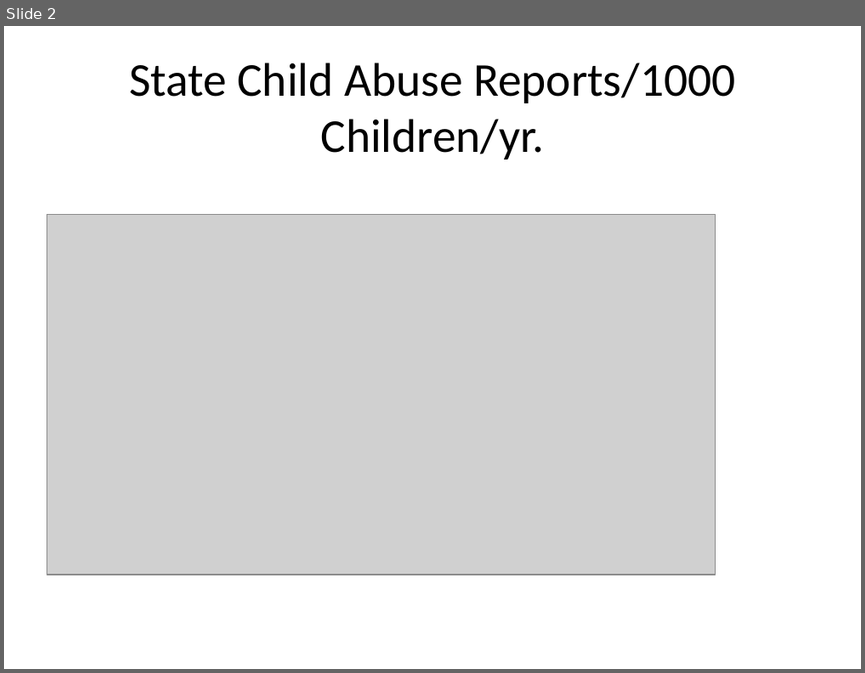
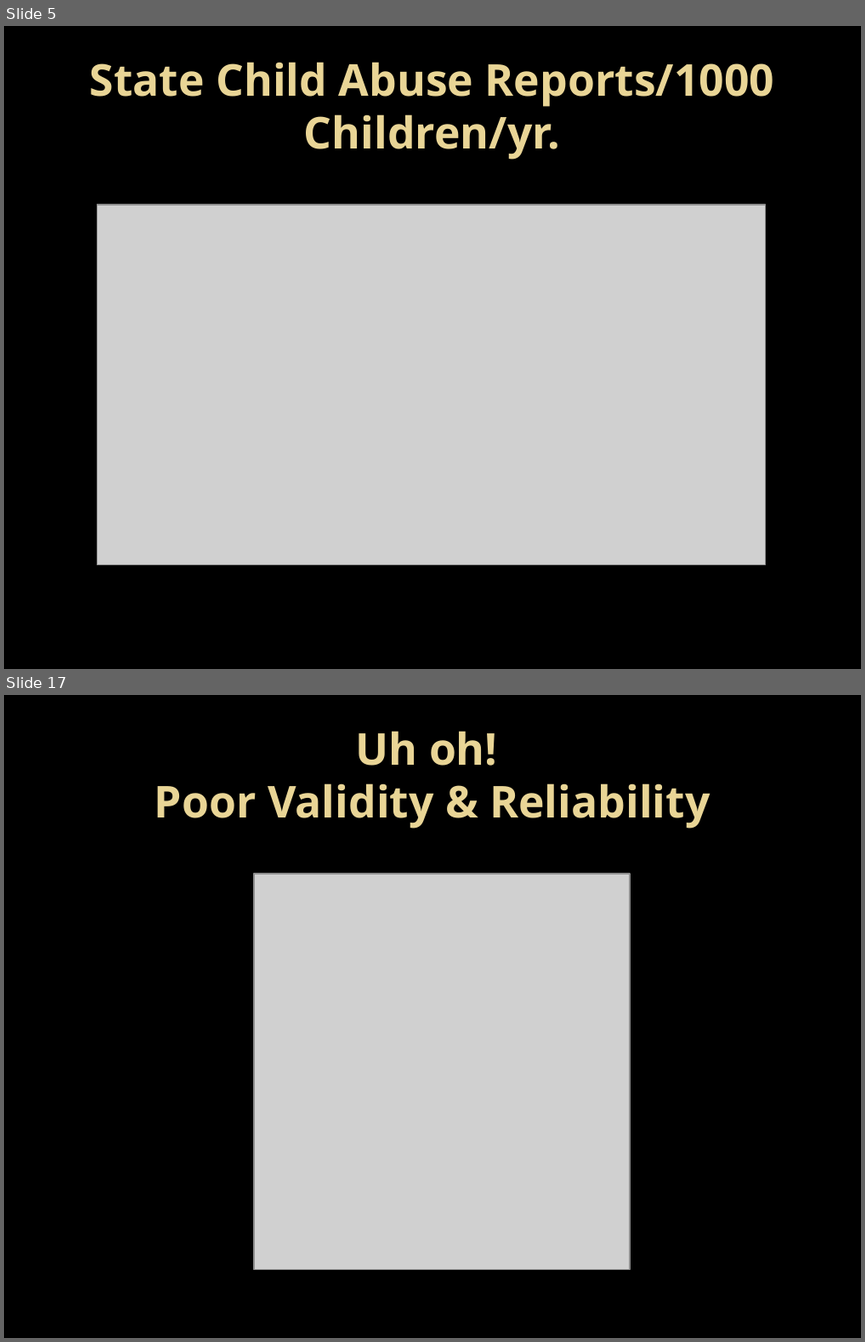
Before and after one commit to OuhscBbmc/SafeCareSpatial, a slide deck: National/chadwick materials/bard_draft1.pptx. Shown one above the other, each under a label of ours: slide 2 before the commit, slides 5 and 17 after it; the slides between them are not shown. The pictures are 865x673 and 865x1342 pixels, drawn with LibreOffice and Linux fonts; fonts in the diff are those of the drawing; grey boxes stand for pictures; background and template pictures are left out. Boxes give left, top, right and bottom in pixels: in the first picture for what was removed or moved away, otherwise in the second. Text is boxed around its words. In the diff, an @@ line names an element or a change of style, - is before the commit and + after.

```diff
--- a/National/chadwick materials/bard_draft1.pptx
+++ b/National/chadwick materials/bard_draft1.pptx
@@ slide 17 added at (4,695,861,1338), background picture (left out) @@
@@ title added at (154,731,710,828), 36.9 pt, text gradient #EAD696 to #E7D081, bold @@
+Uh oh!
+Poor Validity & Reliability
@@ picture added at (254,873,630,1269) @@
@@ what was slide 2 is now slide 5 @@
@@ slide 5 changed as well @@
@@ background #FFFFFF to picture (left out) @@
@@ title "State Child Abuse Reports/1000 Children/yr." at (90,62,775,159): size 39.6 to 36.9 pt, font Calibri to Noto Sans, text colour #000000 to gradient #EAD696 to #E7D081, bold on @@
@@ picture: place and size @@
-picture at (46,215,715,574)
+picture at (97,204,765,564)
```
Also in this commit, not shown: 1 other slide changed, 21 other slides added, 1 slide removed, 17 other files.
